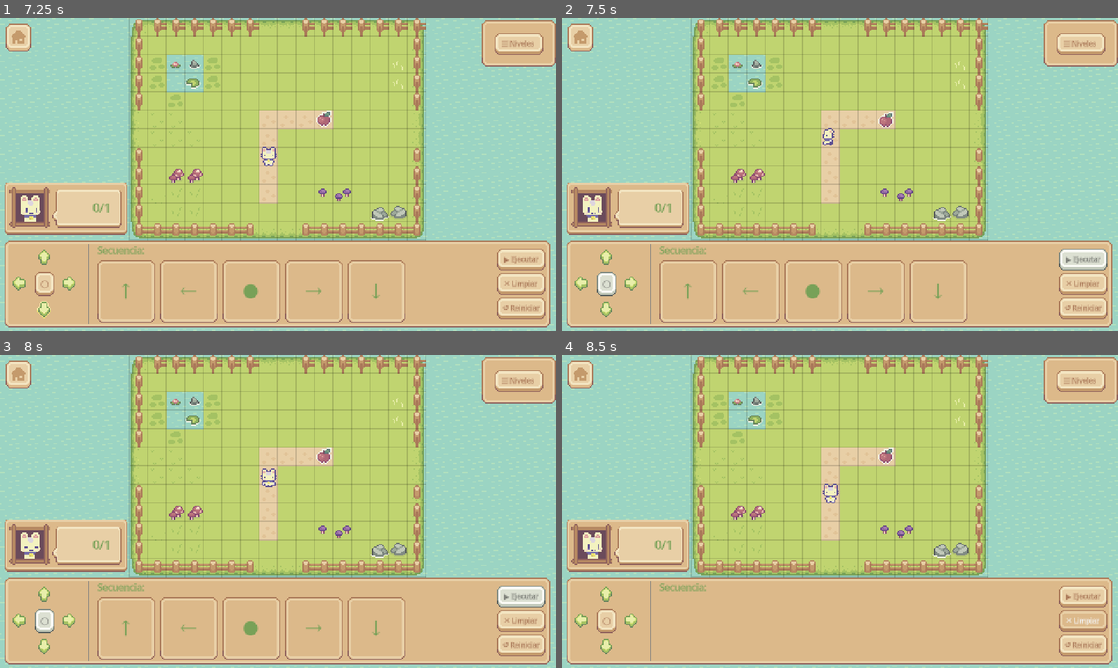
Above: before the commit, frames 1-4 (two rows, left to right).
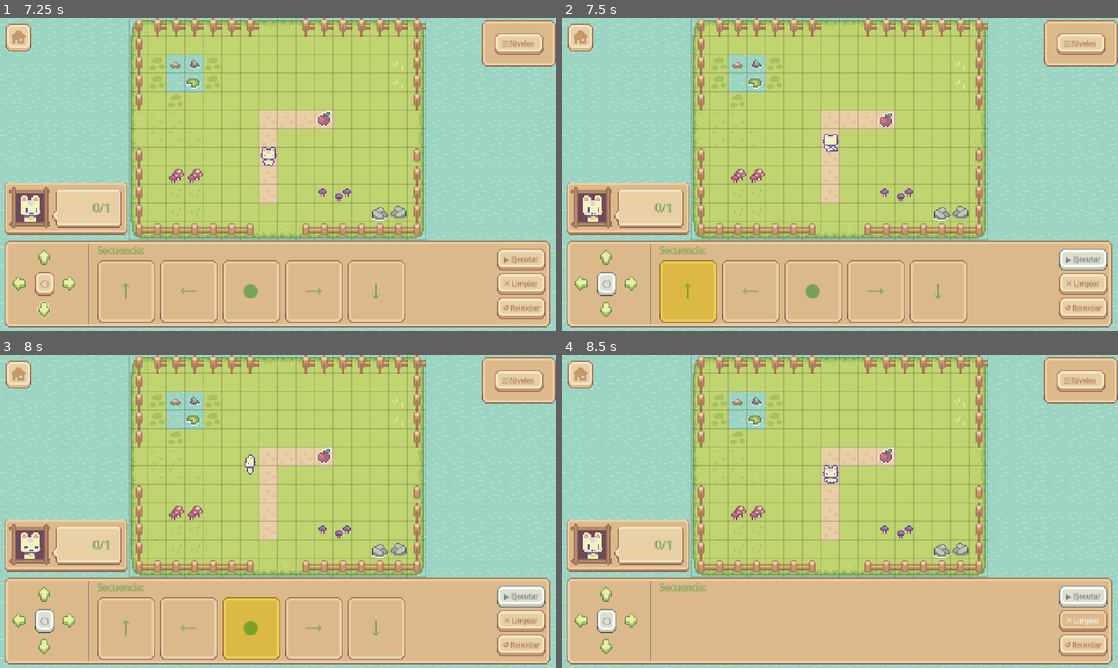
Above: after the commit, the same moments.

Repository: iarabaya/proyecto-integrador-v1
Game: Godot game, scene res://scenes/main_menu/main_menu.tscn
Two runs of this game, one before a commit and one after it. Both use one fixed random seed, a clock stepped at 60 frames per second and the inputs below.
Inputs (mouse positions are in pixels of both pictures, inside the frame that each line leads up to):
- Up to frame 1 (7.25 s): click "▶ Jugar" at 0.5 s; click "↺ Reiniciar" at 1.25 s; click "↺ Reiniciar" at 2 s; click "↺ Reiniciar" at 2.75 s; click (44, 255) at 3.5 s; click (16, 284) at 4.25 s; click "○" at 5 s; click (66, 284) at 5.75 s; click (44, 309) at 6.5 s
- Up to frame 2 (7.5 s): click "▶ Ejecutar" at 7.25 s
- Up to frame 3 (8 s): no input
- Up to frame 4 (8.5 s): click "✕ Limpiar" at 8 s

Frame 1 is identical in both runs. In frame 2, 2.2% of the frame differs, in the area x 17-50%, y 35-98%; in frame 3, 2.3%, in the area x 40-51%, y 31-98%; in frame 4, 1.1%.

Commit message:
feat: movements highlights to follow along

Diff:
--- a/scenes/command_ui/command_ui.gd
+++ b/scenes/command_ui/command_ui.gd
@@ -131,3 +131,32 @@
 		if i < _slot_nodes.size():
 			_slot_nodes[i].modulate = Color.WHITE
 	_selected.clear()
+
+# ── Slot highlights ──────────────────────────────────────────────────
+func highlight_slot(index: int) -> void:
+	# Reset all to default
+	for i in _slot_nodes.size():
+		if i not in _selected:                          # don't override selection tint
+			_slot_nodes[i].modulate = Color.WHITE
+	# Highlight the active step
+	if index >= 0 and index < _slot_nodes.size():
+		_slot_nodes[index].modulate = Color(1.0, 1.0, 0.5, 1.0)   # yellow tint
+		_scroll_to_slot(index)
+
+func clear_highlight() -> void:
+	for i in _slot_nodes.size():
+		_slot_nodes[i].modulate = Color.WHITE
+
+func _scroll_to_slot(index: int) -> void:
+	if index < 0 or index >= _slot_nodes.size(): return
+	await get_tree().process_frame
+	var slot := _slot_nodes[index]
+	var slot_left: float = slot.position.x
+	var slot_right: float = slot_left + slot.size.x
+	var visible_left: float = _scroll.scroll_horizontal
+	var visible_right: float = visible_left + _scroll.size.x
+	# Only scroll if the slot is not fully visible
+	if slot_left < visible_left:
+		_scroll.scroll_horizontal = int(slot_left)
+	elif slot_right > visible_right:
+		_scroll.scroll_horizontal = int(slot_right - _scroll.size.x)
--- a/scenes/game_level/game_level.gd
+++ b/scenes/game_level/game_level.gd
@@ -84,7 +84,10 @@
 	_has_executed = true
 	_character_reaction.show_emote("neutral")
 
-	await ProgramExecutor.execute_program(moves, player, pickup_manager)
+	await ProgramExecutor.execute_program(
+		moves, player, pickup_manager, [],
+		func(i: int): _ui.highlight_slot(i)
+	)
 
 	if pickup_manager.get_remaining() == 0:
 		SaveSystem.complete_level(_level_key)
--- a/scenes/player/player.gd
+++ b/scenes/player/player.gd
@@ -4,7 +4,7 @@
 extends Node2D
 
 
-const STEP_SEC  := 0.16   # seconds per tile step (matches JS STEP_MS = 160)
+const STEP_SEC  := 0.30   # seconds per tile step (matches JS STEP_MS = 160)
 const JUMP_HEIGHT := 10.0  # pixels of arc at the peak of a jump
 
 @onready var sprite: AnimatedSprite2D = $Sprite
--- a/scripts/program_executor.gd
+++ b/scripts/program_executor.gd
@@ -15,14 +15,22 @@
 	moves: Array,
 	player: Node,
 	pickups: PickupManager,
-	func1_queue: Array = []
+	func1_queue: Array = [],
+	on_step: Callable = Callable()
 ) -> void:
+	var step_index := 0
 	for move in moves:
+		# Notify which step is about to execute
+		if on_step.is_valid():
+			on_step.call(step_index)
+
 		if move == "func1":
 			for sub_move in func1_queue:
 				await _run_single(sub_move, player, pickups)
 		else:
 			await _run_single(move, player, pickups)
+
+		step_index += 1
 
 	player.play_idle()
 
